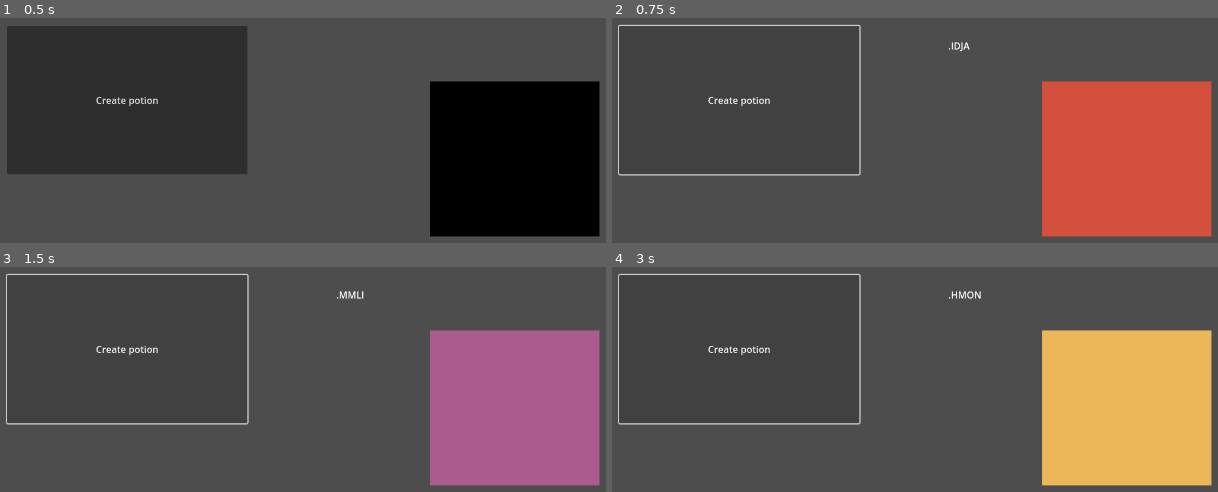
Above: before the commit, frames 1-4 (two rows, left to right).
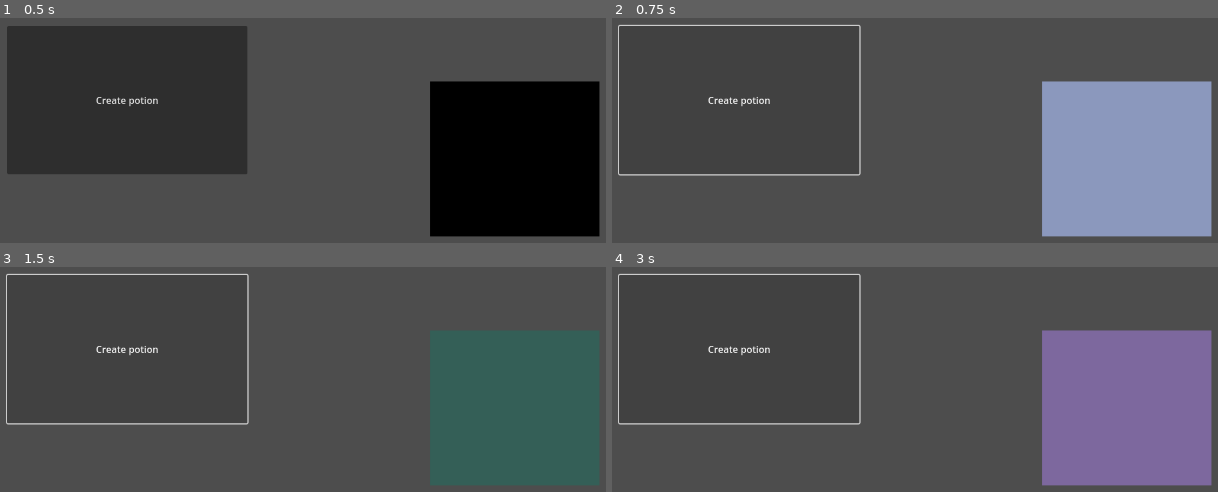
Above: after the commit, the same moments.

Repository: OsakiTsukiko/capitalist-alchemist
Game: Godot game, scene res://src/temp_scene/temp_scene.tscn
Two runs of this game, one before a commit and one after it. Both use one fixed random seed, a clock stepped at 60 frames per second and the inputs below. This scene is started directly instead of the project's main scene.
Inputs:
- Up to frame 1 (0.5 s): no input
- Up to frame 2 (0.75 s): click "Create potion" at 0.5 s
- Up to frame 3 (1.5 s): click "Create potion" at 1.25 s
- Up to frame 4 (3 s): click "Create potion" at 2 s; tap Enter at 2.75 s

Frame 1 is identical in both runs. In frame 2, 20% of the frame differs, in the area x 55-100%, y 10-98%; in frame 3, 20%; in frame 4, 20%.

Commit message:
add randomizing potion function

Diff:
--- a/src/ingredient.gd
+++ b/src/ingredient.gd
@@ -4,11 +4,13 @@
 var id: String
 var color: Color
 var properties: Array[int]
+var num: int
 
-func _init(p_id: String, p_color: Color, p_properties: Array[int]):
+func _init(p_id: String, p_color: Color, p_properties: Array[int], p_num: int):
 	id = p_id
 	color = p_color
 	properties = p_properties
+	num = p_num
 
 
 enum INGREDIENT_PROPERTIES {
@@ -17,7 +19,7 @@
 	T_SOUR = 2,
 	T_SALTY = 3,
 	T_BITTER = 4,
-	T_INTENSITY = 5,
+	T_MILDNESS = 5,
 	S_PUTRID = 6,
 	S_VEGETAL = 7,
 	S_METALIC = 8,
--- a/src/temp_scene/temp_scene.gd
+++ b/src/temp_scene/temp_scene.gd
@@ -3,15 +3,7 @@
 
 
 func _on_button_pressed():
-	var ingr_arr: Array[Ingredient]
-	var lbl_arr: String = "."
-
-	for i in range(4):
-		var ingr = Utils.ingredient_list[ randi() % 15 ]
-		ingr_arr.append(ingr)
-		lbl_arr = lbl_arr + ingr.id
-
-	var potion = Potion.new(ingr_arr)
+	var potion = Utils.randomize_potion()
 	print(potion.color)
+	print(potion.properties)
 	$CanvasLayer/TextureRect.material.set_shader_parameter("color", potion.color)
-	$CanvasLayer/Label.set_text(lbl_arr)
--- a/src/utils.gd
+++ b/src/utils.gd
@@ -12,23 +12,47 @@
 
 	ingredient_list.append_array(
 	[
-		Ingredient.new("A", Color.RED, [Ingredient.INGREDIENT_PROPERTIES.S_METALIC, Ingredient.INGREDIENT_PROPERTIES.T_BITTER]),
-		Ingredient.new("B", Color.BLUE, [Ingredient.INGREDIENT_PROPERTIES.S_METALIC, Ingredient.INGREDIENT_PROPERTIES.T_BITTER]),
-		Ingredient.new("C", Color.GREEN, [Ingredient.INGREDIENT_PROPERTIES.S_METALIC, Ingredient.INGREDIENT_PROPERTIES.T_BITTER]),
-		Ingredient.new("D", Color.YELLOW, [Ingredient.INGREDIENT_PROPERTIES.S_METALIC, Ingredient.INGREDIENT_PROPERTIES.T_BITTER]),
-		Ingredient.new("E", Color.ORANGE, [Ingredient.INGREDIENT_PROPERTIES.S_METALIC, Ingredient.INGREDIENT_PROPERTIES.T_BITTER]),
-		Ingredient.new("F", Color.GRAY, [Ingredient.INGREDIENT_PROPERTIES.S_METALIC, Ingredient.INGREDIENT_PROPERTIES.T_BITTER]),
-		Ingredient.new("G", Color.BLACK, [Ingredient.INGREDIENT_PROPERTIES.S_METALIC, Ingredient.INGREDIENT_PROPERTIES.T_BITTER]),
-		Ingredient.new("H", Color.WHITE, [Ingredient.INGREDIENT_PROPERTIES.S_METALIC, Ingredient.INGREDIENT_PROPERTIES.T_BITTER]),
-		Ingredient.new("I", Color.PURPLE, [Ingredient.INGREDIENT_PROPERTIES.S_METALIC, Ingredient.INGREDIENT_PROPERTIES.T_BITTER]),
-		Ingredient.new("J", Color.AQUAMARINE, [Ingredient.INGREDIENT_PROPERTIES.S_METALIC, Ingredient.INGREDIENT_PROPERTIES.T_BITTER]),
-		Ingredient.new("K", Color.INDIGO, [Ingredient.INGREDIENT_PROPERTIES.S_METALIC, Ingredient.INGREDIENT_PROPERTIES.T_BITTER]),
-		Ingredient.new("L", Color.BURLYWOOD, [Ingredient.INGREDIENT_PROPERTIES.S_METALIC, Ingredient.INGREDIENT_PROPERTIES.T_BITTER]),
-		Ingredient.new("M", Color.CHOCOLATE, [Ingredient.INGREDIENT_PROPERTIES.S_METALIC, Ingredient.INGREDIENT_PROPERTIES.T_BITTER]),
-		Ingredient.new("N", Color.PINK, [Ingredient.INGREDIENT_PROPERTIES.S_METALIC, Ingredient.INGREDIENT_PROPERTIES.T_BITTER]),
-		Ingredient.new("O", Color.GOLD, [Ingredient.INGREDIENT_PROPERTIES.S_METALIC, Ingredient.INGREDIENT_PROPERTIES.T_BITTER])
+		Ingredient.new("A", Color.RED, [Ingredient.INGREDIENT_PROPERTIES.MOISTURE, Ingredient.INGREDIENT_PROPERTIES.T_MILDNESS], 0),
+		Ingredient.new("B", Color.BLUE, [Ingredient.INGREDIENT_PROPERTIES.MOISTURE, Ingredient.INGREDIENT_PROPERTIES.MAGIC], 1),
+		Ingredient.new("C", Color.GREEN, [Ingredient.INGREDIENT_PROPERTIES.MOISTURE, Ingredient.INGREDIENT_PROPERTIES.S_VEGETAL], 2),
+		Ingredient.new("D", Color.YELLOW, [Ingredient.INGREDIENT_PROPERTIES.T_BITTER, Ingredient.INGREDIENT_PROPERTIES.S_METALIC], 3),
+		Ingredient.new("E", Color.ORANGE, [Ingredient.INGREDIENT_PROPERTIES.T_SWEET, Ingredient.INGREDIENT_PROPERTIES.T_SOUR], 4),
+		Ingredient.new("F", Color.GRAY, [Ingredient.INGREDIENT_PROPERTIES.T_SWEET, Ingredient.INGREDIENT_PROPERTIES.S_VEGETAL], 5),
+		Ingredient.new("G", Color.BLACK, [Ingredient.INGREDIENT_PROPERTIES.MOISTURE, Ingredient.INGREDIENT_PROPERTIES.T_SALTY], 6),
+		Ingredient.new("H", Color.WHITE, [Ingredient.INGREDIENT_PROPERTIES.T_SALTY, Ingredient.INGREDIENT_PROPERTIES.S_PUTRID], 7),
+		Ingredient.new("I", Color.PURPLE, [Ingredient.INGREDIENT_PROPERTIES.MOISTURE, Ingredient.INGREDIENT_PROPERTIES.S_PUTRID], 8),
+		Ingredient.new("J", Color.AQUAMARINE, [Ingredient.INGREDIENT_PROPERTIES.T_BITTER, Ingredient.INGREDIENT_PROPERTIES.S_METALIC], 9),
+		Ingredient.new("K", Color.INDIGO, [Ingredient.INGREDIENT_PROPERTIES.T_SOUR, Ingredient.INGREDIENT_PROPERTIES.S_PUTRID], 10),
+		Ingredient.new("L", Color.BURLYWOOD, [Ingredient.INGREDIENT_PROPERTIES.T_SWEET, Ingredient.INGREDIENT_PROPERTIES.T_BITTER], 11),
+		Ingredient.new("M", Color.CHOCOLATE, [Ingredient.INGREDIENT_PROPERTIES.T_SALTY, Ingredient.INGREDIENT_PROPERTIES.S_VEGETAL], 12),
+		Ingredient.new("N", Color.PINK, [Ingredient.INGREDIENT_PROPERTIES.T_MILDNESS, Ingredient.INGREDIENT_PROPERTIES.MAGIC], 13),
+		Ingredient.new("O", Color.GOLD, [Ingredient.INGREDIENT_PROPERTIES.T_SOUR, Ingredient.INGREDIENT_PROPERTIES.S_METALIC], 14)
 	]
 	)
 
 func _ready():
 	create_ingredients()
+
+func randomize_potion() -> Potion:
+
+	var rand_prop_arr: Array[int]
+	var rand_ingr_arr: Array[Ingredient]
+	rand_prop_arr.resize(10)
+	rand_prop_arr.fill(0)
+
+	for i in range(4):
+
+		var rand_ingr = ingredient_list[randi() % 15]
+		rand_prop_arr[rand_ingr.properties[0]] += 1
+		rand_prop_arr[rand_ingr.properties[1]] += 1
+		while rand_prop_arr[0] > 2 || rand_prop_arr[rand_ingr.properties[0]] > 3 || rand_prop_arr[rand_ingr.properties[1]] > 3:
+			rand_prop_arr[rand_ingr.properties[0]] -= 1
+			rand_prop_arr[rand_ingr.properties[1]] -= 1
+			rand_ingr = ingredient_list[randi() % 15]
+			rand_prop_arr[rand_ingr.properties[0]] += 1
+			rand_prop_arr[rand_ingr.properties[1]] += 1
+		rand_ingr_arr.append(rand_ingr)
+
+	var potion: Potion = Potion.new(rand_ingr_arr)
+
+	return potion
